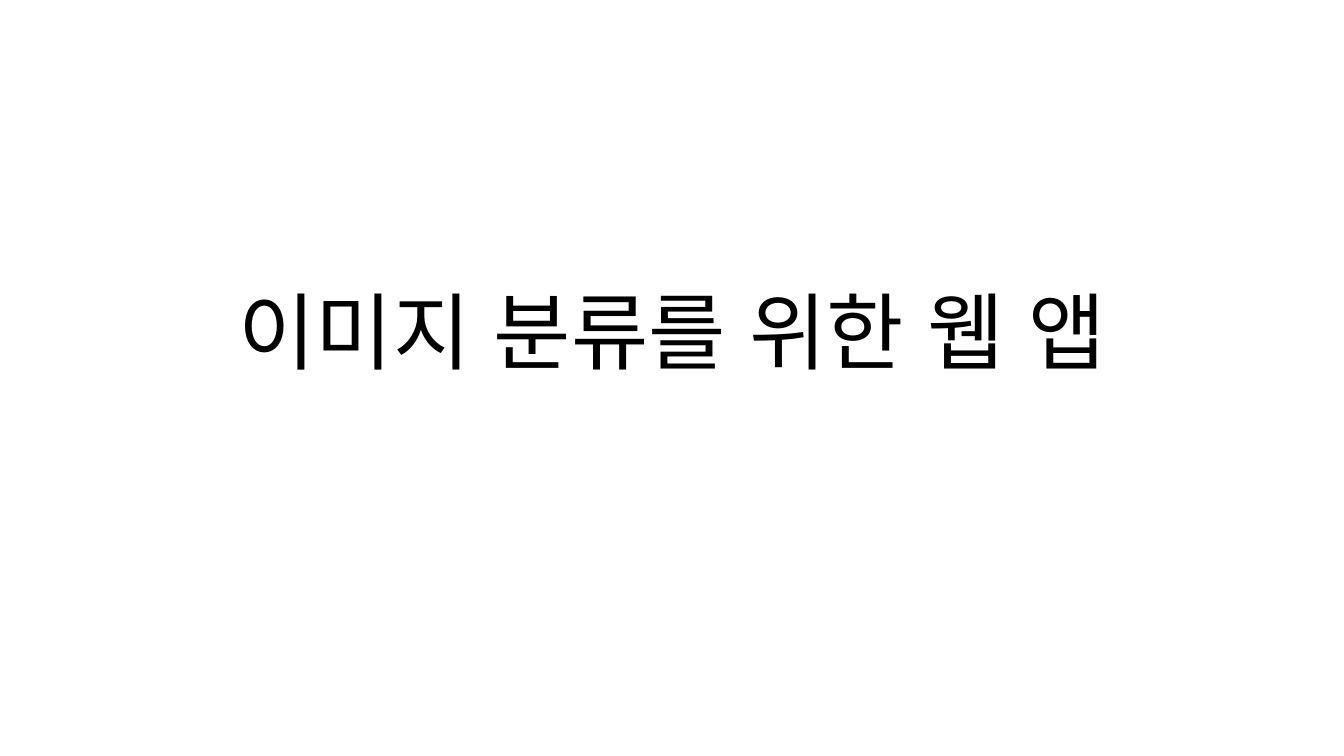
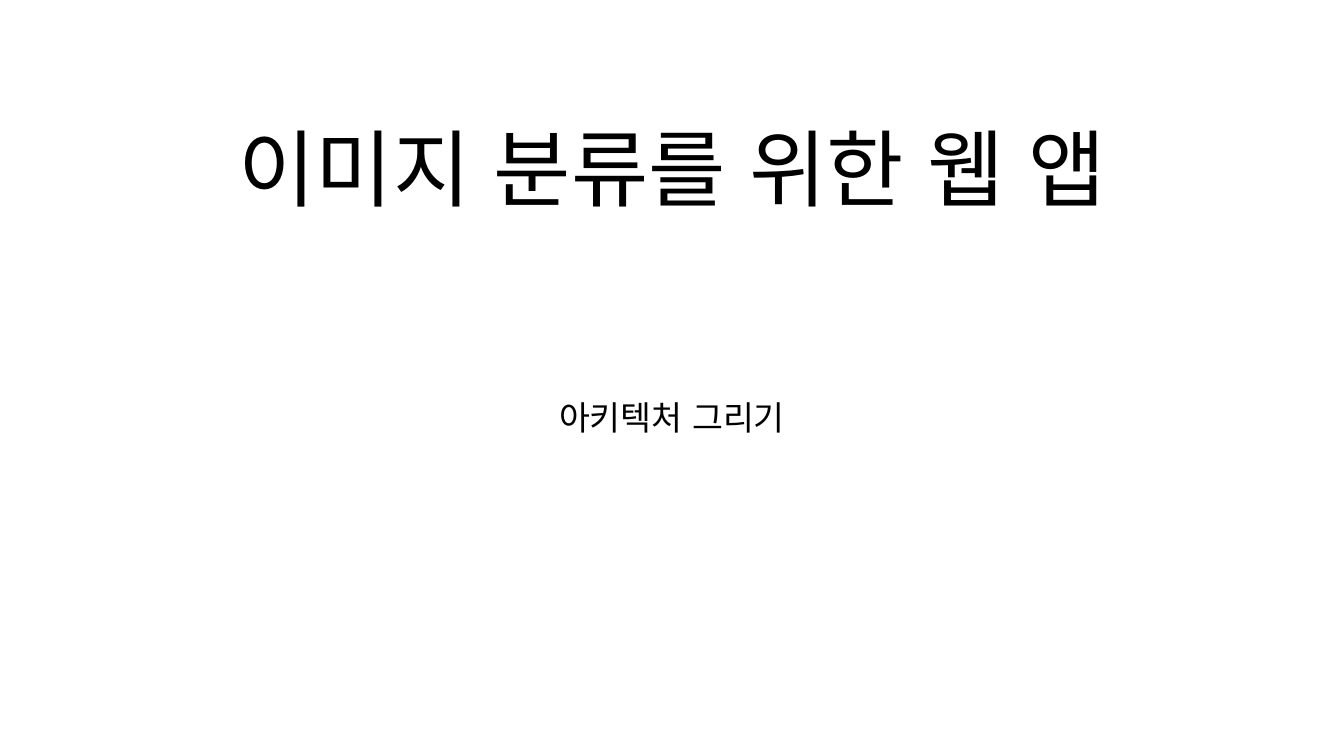
Before and after one commit to DCUSnSLab/Image-Labeling-Project, a slide deck: slide 1 of mdRes/Image_Labeling_Architecture_(ing).pptx. Drawn at 1344x756 pixels with LibreOffice and Linux fonts; fonts in the diff are those of the drawing. Boxes give left, top, right and bottom in pixels: in the first picture for what was removed or moved away, otherwise in the second. Text is boxed around its words. In the diff, an @@ line names an element or a change of style, - is before the commit and + after.

Commit message:
아키텍처 수정

```diff
--- a/mdRes/Image_Labeling_Architecture_(ing).pptx
+++ b/mdRes/Image_Labeling_Architecture_(ing).pptx
@@ title "이미지 분류를 위한 웹 앱": place and size @@
-title "이미지 분류를 위한 웹 앱" at (239, 293, 1105, 370)
+title "이미지 분류를 위한 웹 앱" at (239, 130, 1105, 207)
@@ subtitle added at (559, 402, 785, 433), 24 pt, text #000000 @@
+아키텍처 그리기
```
Also in this commit, not shown: 18 slides added.
